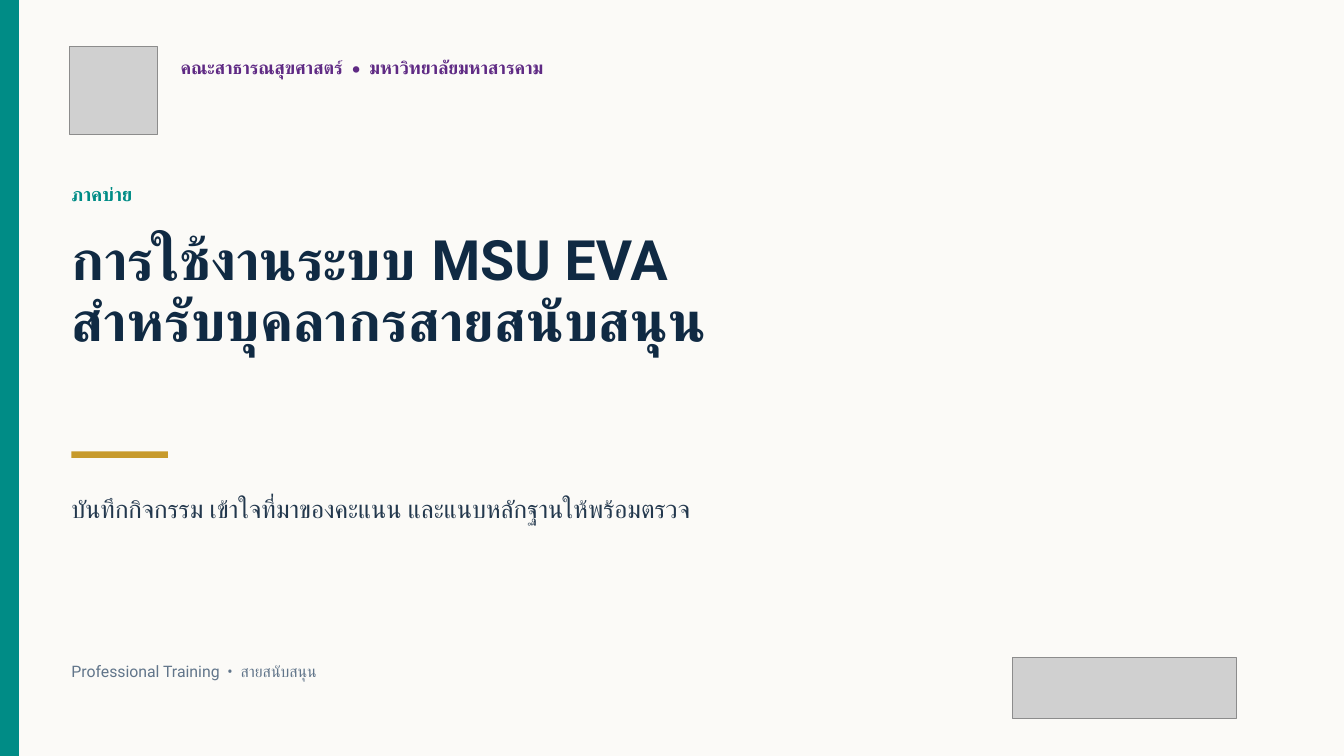
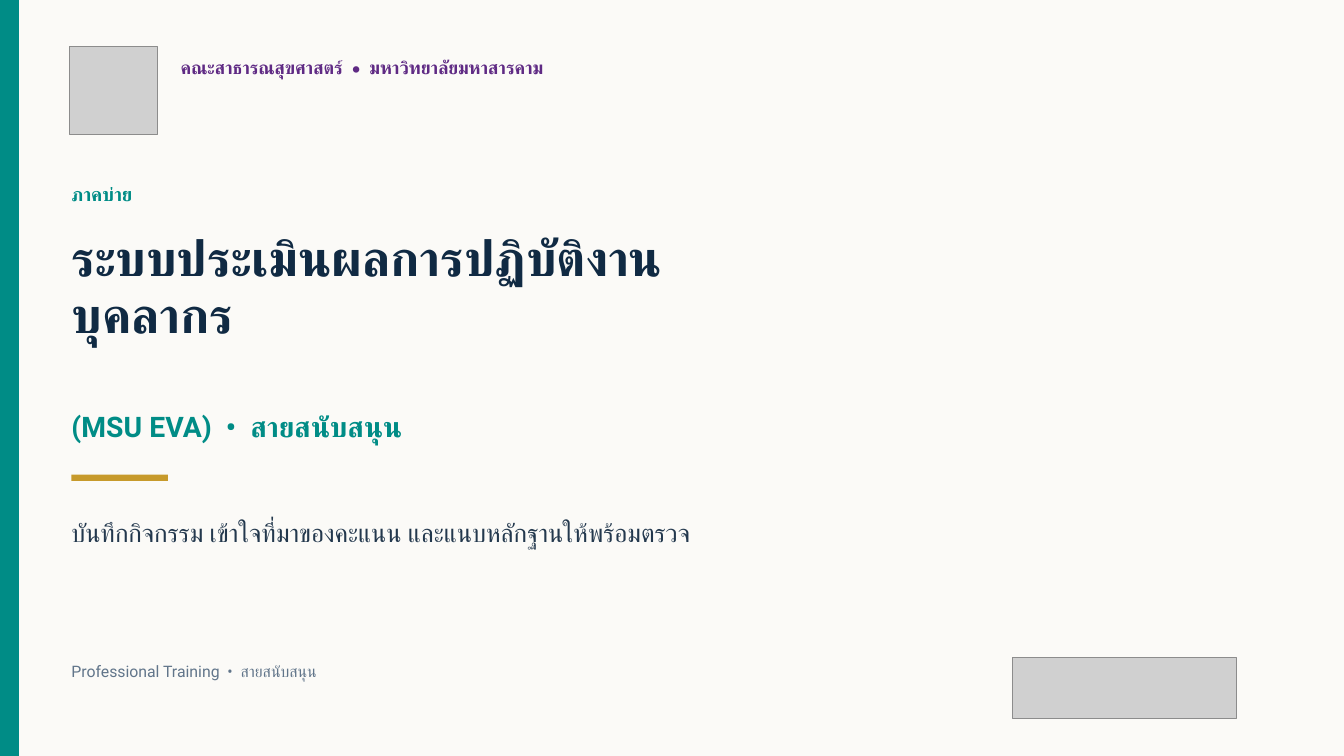
Before and after one commit to issenkku/issenkku-msu_eva-pass2, a slide deck: slide 1 of docs/MSU-EVA-อบรมสายสนับสนุน-ฉบับวิทยากร.pptx. Drawn at 1344x756 pixels with LibreOffice and Linux fonts; fonts in the diff are those of the drawing; grey boxes stand for pictures; background and template pictures are left out. Boxes give left, top, right and bottom in pixels: in the first picture for what was removed or moved away, otherwise in the second. Text is boxed around its words. In the diff, an @@ line names an element or a change of style, - is before the commit and + after.

```diff
--- a/docs/MSU-EVA-อบรมสายสนับสนุน-ฉบับวิทยากร.pptx
+++ b/docs/MSU-EVA-อบรมสายสนับสนุน-ฉบับวิทยากร.pptx
@@ text added at (71,237,662,347), 35.2 pt, text #102A43, bold @@
+ระบบประเมินผลการปฏิบัติงานบุคลากร
@@ text at (71,415,402,445): text changed; size 39.8 to 20.2 pt; text colour #102A43 to #008C86 @@
-การใช้งานระบบ MSU EVA
-สำหรับบุคลากรสายสนับสนุน
+(MSU EVA) • สายสนับสนุน
@@ rectangle: place and size @@
-rectangle at (72,452,168,458)
+rectangle at (72,475,168,481)
@@ text "บันทึกกิจกรรม เข้าใจที่มาของคะแนน และแนบหลักฐานให้พร้อมตรวจ": place and size @@
-text "บันทึกกิจกรรม เข้าใจที่มาของคะแนน และแนบหลักฐานให้พร้อมตรวจ" at (71,499,690,525)
+text "บันทึกกิจกรรม เข้าใจที่มาของคะแนน และแนบหลักฐานให้พร้อมตรวจ" at (71,522,690,548)
```
Also in this commit, not shown: 3 other slides changed, 1 other file.
